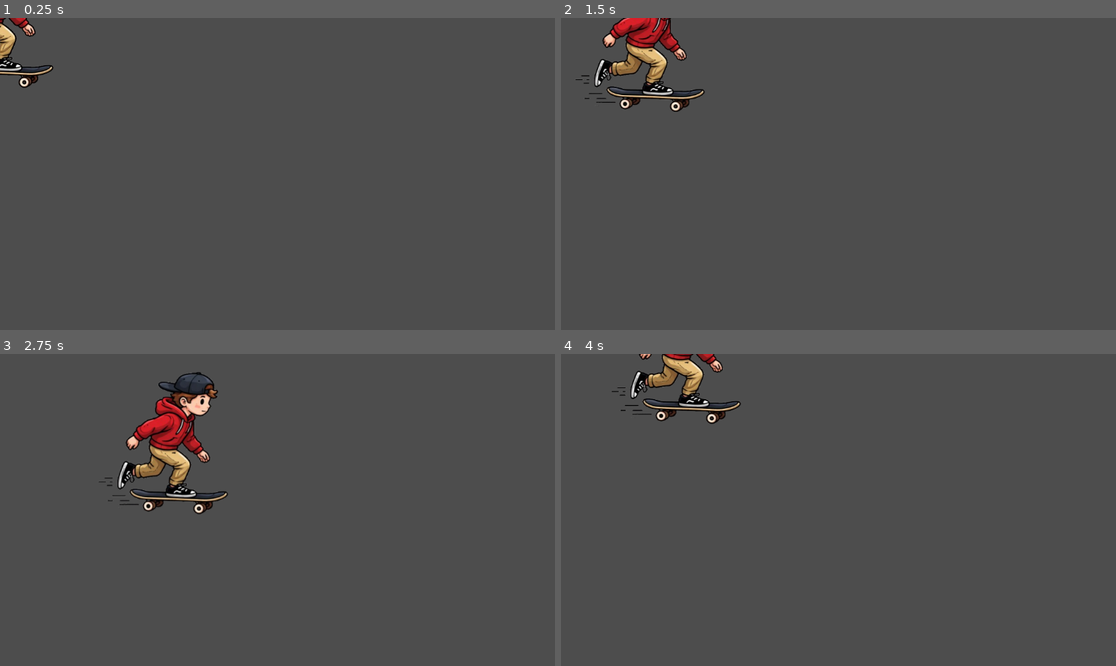
Above: before the commit, frames 1-4 (two rows, left to right).
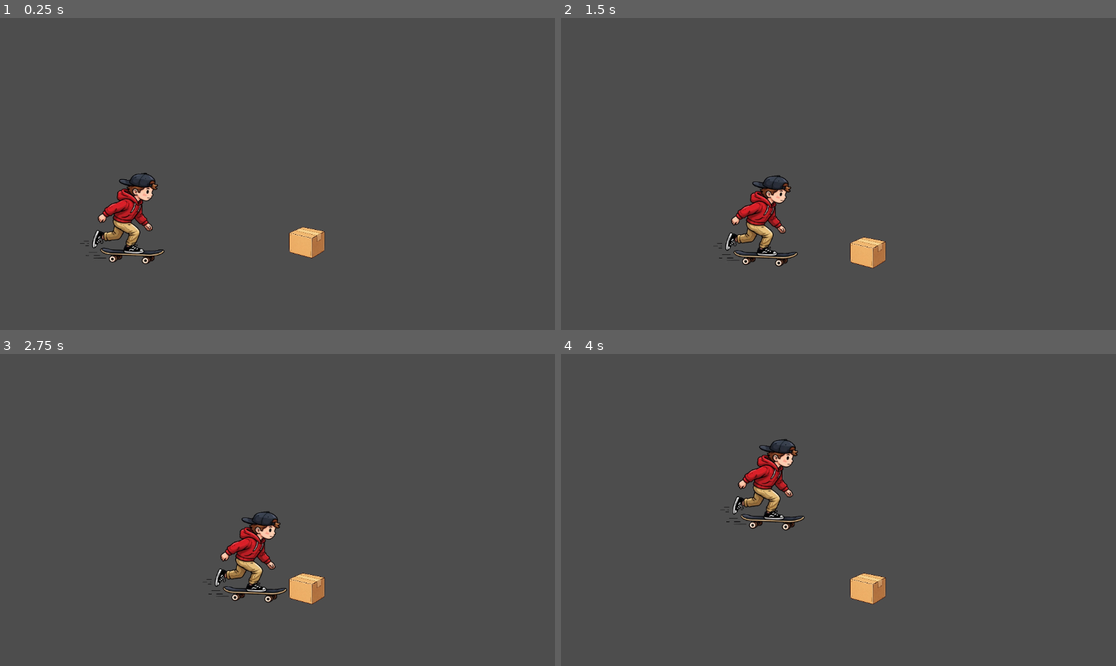
Above: after the commit, the same moments.

Repository: CCV-JamesNye/Game-Programming
Game: Godot game, scene res://week_3_player_control.tscn
Two runs of this game, one before a commit and one after it. Both use one fixed random seed, a clock stepped at 60 frames per second and the inputs below.
Inputs:
- Up to frame 1 (0.25 s): no input
- Up to frame 2 (1.5 s): hold D (move_right) 0.53-1.28 s; hold S (move_down) from 1.28 s (still down)
- Up to frame 3 (2.75 s): release S (move_down) at 2.03 s; hold D (move_right) from 2.03 s (still down)
- Up to frame 4 (4 s): release D (move_right) at 2.78 s; hold W (move_up) 2.78-3.53 s; hold A (move_left) from 3.53 s (still down)

The runs differ from the first frame. In frame 1, 3.0% of the frame differs, in the area x 0-59%, y 0-79%; in frame 2, 5.0%; in frame 3, 6.1%, in the area x 17-59%, y 5-81%; in frame 4, 4.2%.

Commit message:
Intro of Player (Skater)
-added static2d -floor
-added rigid2d -cardboard box
-added characterbody2d -player (skater)
-added area2d (potential coin to gather later?)

Diff:
--- /dev/null
+++ b/player-controller-prototype/Scripts/skater-character-body.gd
@@ -0,0 +1,30 @@
+extends CharacterBody2D
+
+#Speed
+@export var speed : float = 200
+
+#Node enters scene tree
+func _ready() -> void:
+	pass #replace with function body
+
+#Player Movement
+func _process(_delta: float) -> void:
+	pass
+
+func _physics_process(_delta: float) -> void:
+		#Store Direction
+	var direction : Vector2 = Vector2.ZERO
+
+#Apply Movement
+	#Read Input
+	if Input.is_action_pressed("move_right"):
+		direction.x += 1
+	if Input.is_action_pressed("move_left"):
+		direction.x -= 1
+	if Input.is_action_pressed("move_down"):
+		direction.y += 1
+	if Input.is_action_pressed("move_up"):
+		direction.y -= 1
+
+	velocity = direction.normalized() * speed
+	move_and_slide()
--- /dev/null
+++ b/player-controller-prototype/area_2d.gd
@@ -0,0 +1,11 @@
+extends Area2D
+
+
+# Called when the node enters the scene tree for the first time.
+func _ready() -> void:
+	body_entered.connect( _on_body_entered )
+	pass # Replace with function body.
+
+
+func _on_body_entered ( body : Node2D ) -> void:
+	print ("Coin Gathered")
--- a/player-controller-prototype/node_2d.gd
+++ /dev/null
@@ -1 +0,0 @@
-extends Node2D
--- /dev/null
+++ b/player-controller-prototype/player_2.gd
@@ -0,0 +1 @@
+extends "res://Scripts/player.gd"
--- a/player-controller-prototype/project.godot
+++ b/player-controller-prototype/project.godot
@@ -42,6 +42,11 @@
 ]
 }
 
+[layer_names]
+
+2d_physics/layer_1="World"
+2d_physics/layer_2="Player"
+
 [physics]
 
 3d/physics_engine="Jolt Physics"
--- a/player-controller-prototype/week_3_player_control.tscn
+++ b/player-controller-prototype/week_3_player_control.tscn
@@ -1,13 +1,59 @@
 [gd_scene format=3 uid="uid://d1x8pu4svba48"]
 
-[ext_resource type="Script" uid="uid://dd8jptphyelne" path="res://player.gd" id="1_u302n"]
-[ext_resource type="Texture2D" uid="uid://7qec0m6eo6ik" path="res://skater-nobackground.png" id="2_vmf8u"]
+[ext_resource type="Script" uid="uid://brrupedyn7vg2" path="res://Scripts/skater-character-body.gd" id="2_24lg5"]
+[ext_resource type="Texture2D" uid="uid://7qec0m6eo6ik" path="res://player/skater-nobackground.png" id="2_vmf8u"]
+[ext_resource type="Texture2D" uid="uid://dk6tbitixjktq" path="res://environment/cardboard_box2.png" id="3_vmf8u"]
+[ext_resource type="Script" uid="uid://dhha3cxule17j" path="res://area_2d.gd" id="4_24lg5"]
 
-[node name="week3-player-control" type="Node2D" unique_id=1923671400]
+[sub_resource type="WorldBoundaryShape2D" id="WorldBoundaryShape2D_u302n"]
 
-[node name="Player" type="Node2D" parent="." unique_id=950262255]
-script = ExtResource("1_u302n")
-speed = 250.0
+[sub_resource type="RectangleShape2D" id="RectangleShape2D_24lg5"]
+size = Vector2(74, 64)
 
-[node name="Sprite2D" type="Sprite2D" parent="Player" unique_id=976224022]
+[sub_resource type="RectangleShape2D" id="RectangleShape2D_2cmkh"]
+size = Vector2(153, 193)
+
+[sub_resource type="CircleShape2D" id="CircleShape2D_2cmkh"]
+radius = 31.575306
+
+[node name="World" type="Node2D" unique_id=1923671400]
+
+[node name="Floor" type="StaticBody2D" parent="." unique_id=323675050]
+
+[node name="CollisionShape2D" type="CollisionShape2D" parent="Floor" unique_id=1718314749]
+position = Vector2(561, 518)
+shape = SubResource("WorldBoundaryShape2D_u302n")
+
+[node name="Box" type="RigidBody2D" parent="." unique_id=817028074]
+position = Vector2(637, 438)
+
+[node name="CollisionShape2D" type="CollisionShape2D" parent="Box" unique_id=1881183635]
+position = Vector2(0, -1)
+shape = SubResource("RectangleShape2D_24lg5")
+
+[node name="Sprite2D" type="Sprite2D" parent="Box" unique_id=214887062]
+scale = Vector2(0.254, 0.254)
+texture = ExtResource("3_vmf8u")
+
+[node name="Player" type="CharacterBody2D" parent="." unique_id=945709892]
+position = Vector2(269, 513)
+collision_layer = 3
+script = ExtResource("2_24lg5")
+
+[node name="Skater" type="Sprite2D" parent="Player" unique_id=1994177209]
+position = Vector2(0, -95)
+scale = Vector2(0.6535948, 0.6433823)
 texture = ExtResource("2_vmf8u")
+
+[node name="CollisionShape2D" type="CollisionShape2D" parent="Player" unique_id=1193687925]
+position = Vector2(0, -96.5)
+shape = SubResource("RectangleShape2D_2cmkh")
+
+[node name="Area2D" type="Area2D" parent="." unique_id=2040977948]
+position = Vector2(636, 287)
+collision_layer = 0
+collision_mask = 2
+script = ExtResource("4_24lg5")
+
+[node name="CollisionShape2D" type="CollisionShape2D" parent="Area2D" unique_id=348093990]
+shape = SubResource("CircleShape2D_2cmkh")
Renamed: player-controller-prototype/player.gd -> player-controller-prototype/Scripts/player.gd
Renamed: player-controller-prototype/player.gd.uid -> player-controller-prototype/Scripts/player.gd.uid
Not shown, added: player-controller-prototype/Scripts/skater-character-body.gd.uid
Not shown, added: player-controller-prototype/area_2d.gd.uid
Binary file added: player-controller-prototype/environment/cardboard_box2.png
Not shown, added: player-controller-prototype/environment/cardboard_box2.png.import
Not shown, removed: player-controller-prototype/node_2d.gd.uid
Renamed: player-controller-prototype/skater-nobackground.png -> player-controller-prototype/player/skater-nobackground.png
Not shown, changed: player-controller-prototype/player/skater-nobackground.png.import
Not shown, added: player-controller-prototype/player_2.gd.uid
